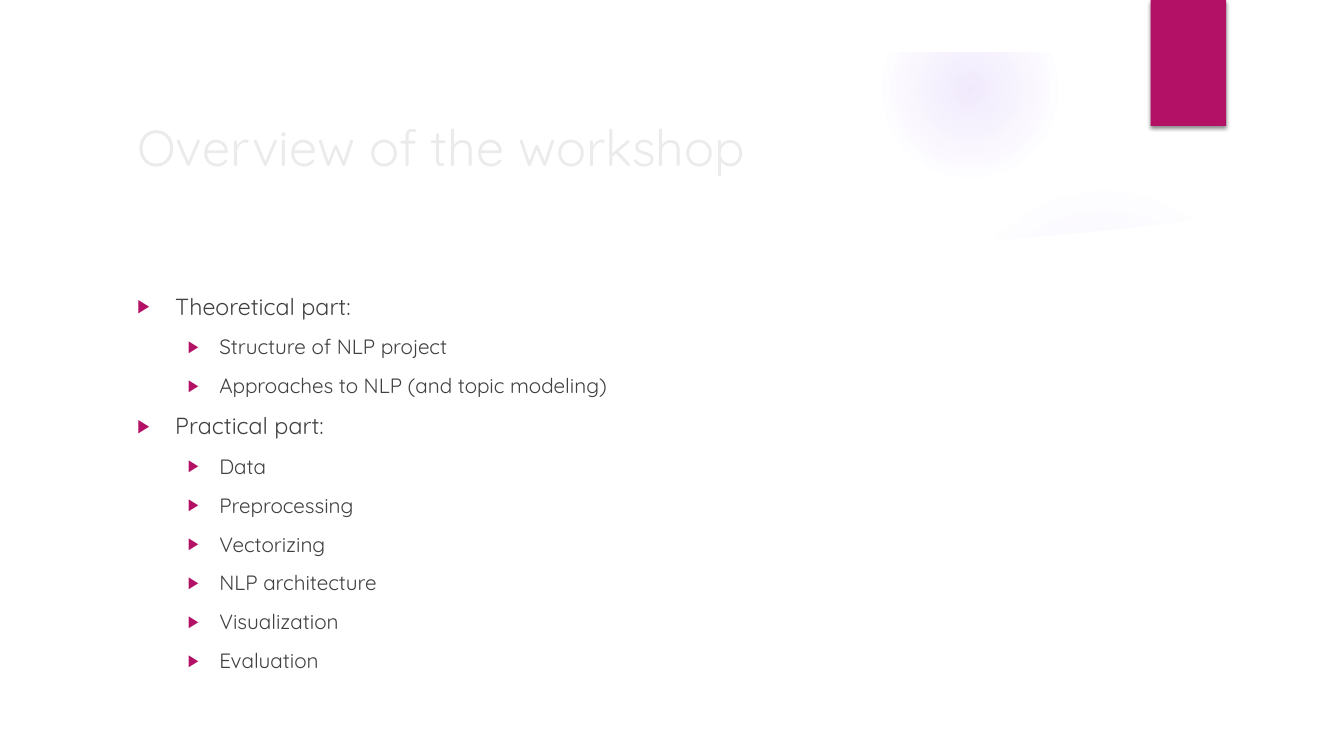
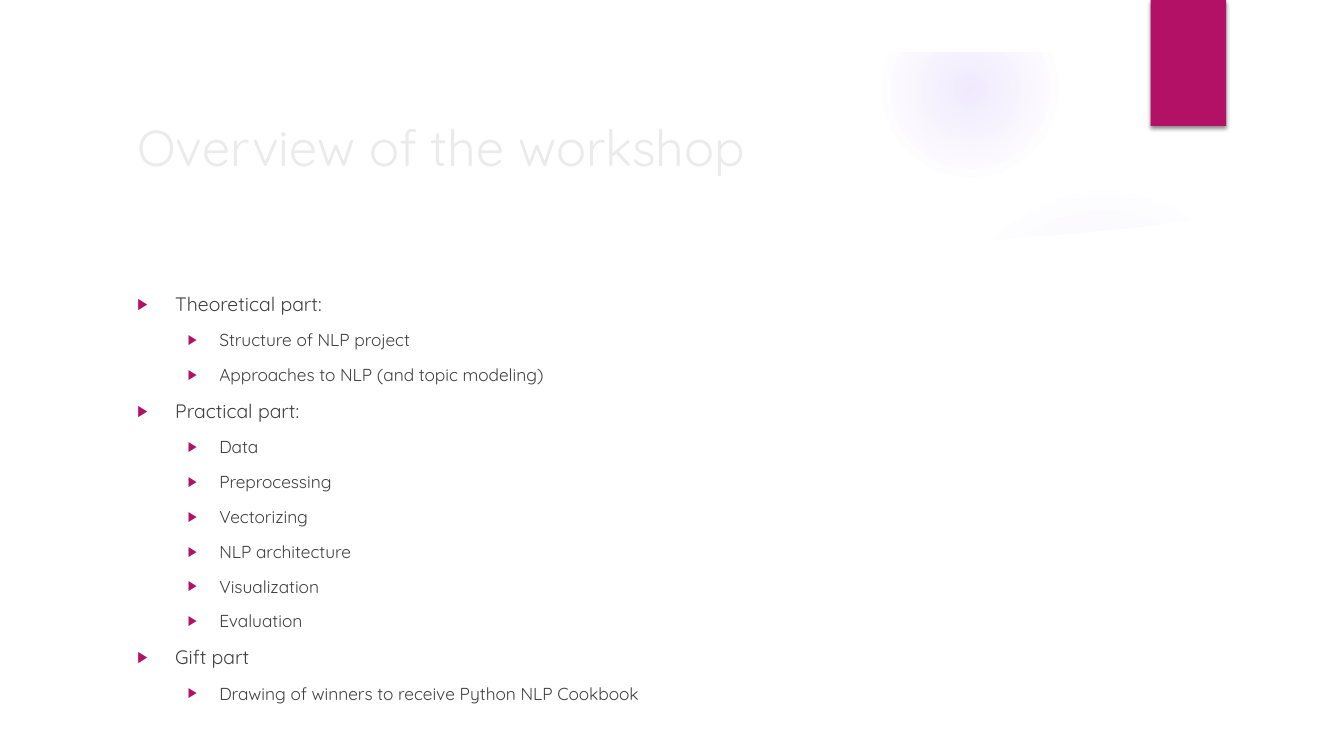
Before and after one commit to zhenya-pl/odsc_west, a slide deck: slide 3 of Introduction to NLP and topic modeling.pptx (slide 2 before the commit). Drawn at 1344x756 pixels with LibreOffice and Linux fonts; fonts in the diff are those of the drawing; background and template pictures are left out. Boxes give left, top, right and bottom in pixels: in the first picture for what was removed or moved away, otherwise in the second. Text is boxed around its words. In the diff, an @@ line names an element or a change of style, - is before the commit and + after.

```diff
--- a/Introduction to NLP and topic modeling.pptx
+++ b/Introduction to NLP and topic modeling.pptx
@@ text at (175, 297, 544, 627): size 16.6 to 13.9 pt in "Theoretical part:", "Practical part:"; size 14.8 to 12.4 pt in "Structure of NLP project", "Approaches to NLP (and topic modeling)", "Data", "Preprocessing" and 4 more places @@
@@ text at (175, 649, 638, 704): paragraphs added @@
+▶ Gift part
+  ▶ Drawing of winners to receive Python NLP Cookbook
```
Also in this commit, not shown: 2 other slides changed, 6 slides added.
